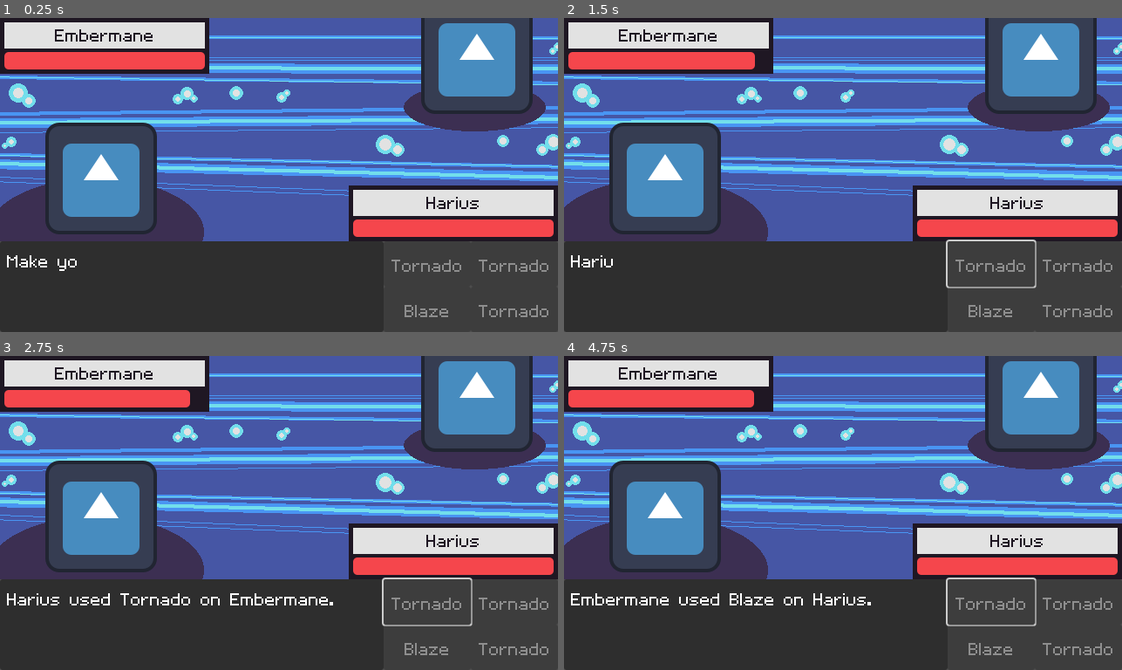
Above: before the commit, frames 1-4 (two rows, left to right).
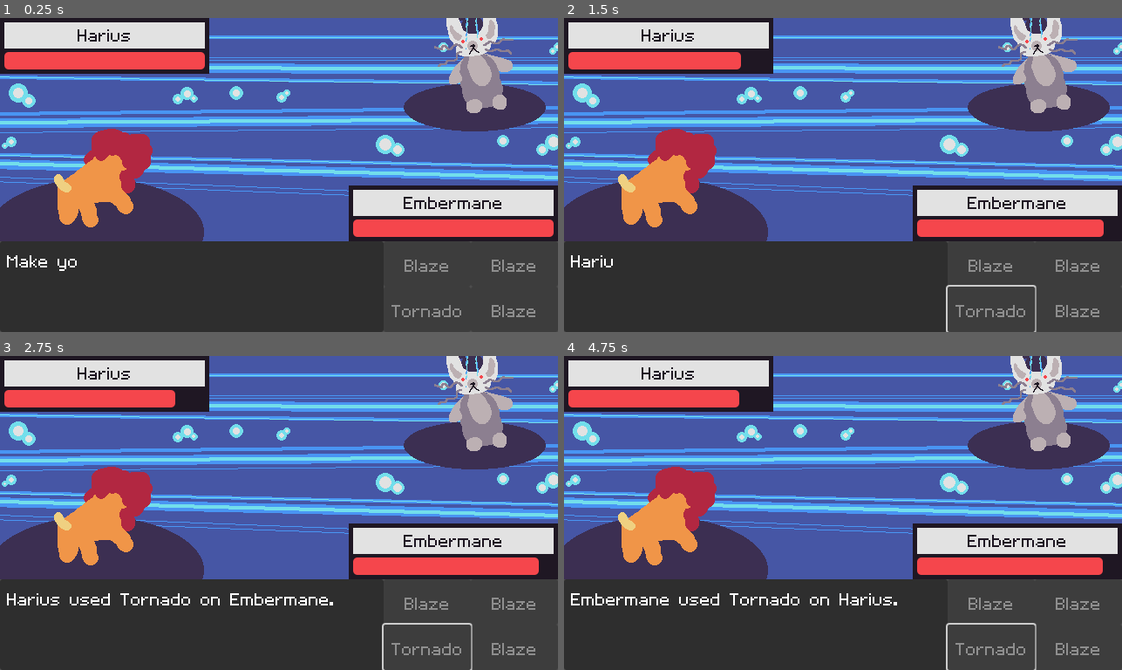
Above: after the commit, the same moments.

Repository: jadicodes/zodiac-battler
Game: Godot game, scene res://battle_arena/battle_arena.tscn
Same seed, same stepped clock (60 frames per second), same inputs: the game is played once before the commit and once after it. The engine's default icon, where the game draws it, is replaced by a stand-in: a white triangle on a blue panel in a dark square.
Inputs:
- Up to frame 1 (0.25 s): no input
- Up to frame 2 (1.5 s): tap Enter at 0.5 s; tap Space (advance_text) at 0.6 s; click "Tornado" at 1.25 s
- Up to frame 3 (2.75 s): tap Space (advance_text) at 2.1 s
- Up to frame 4 (4.75 s): tap Space (advance_text) at 2.75, 2.85, 3.6, 4.35 s

The runs differ from the first frame. In frame 1, 13% of the frame differs, in the area x 8-99%, y 0-96%; in frame 2, 13%; in frame 3, 13%; in frame 4, 14%, in the area x 8-100%, y 0-100%.

Commit message:
Add monster textures

Diff:
--- a/project/battle_arena/battle_arena.gd
+++ b/project/battle_arena/battle_arena.gd
@@ -9,6 +9,7 @@
 @onready var _move_buttons: MoveButtons = %MoveButtons
 @onready var _textbox: Textbox = %Textbox
 
+
 func _ready() -> void:
 	_monster_opponent.initialize()
 	_monster_self.initialize()
@@ -19,6 +20,10 @@
 	_monster_opponent.damage_taken.connect(_opponent_decrease_health)
 	%OpponentPlayerInfo.set_player(_monster_opponent)
 	%SelfPlayerInfo.set_player(_monster_self)
+
+	%OpponentTexture.texture = _monster_opponent.get_texture()
+	%SelfTexture.texture = _monster_self.get_texture()
+
 	_event_queue.queue_started.connect(_move_buttons.disable)
 	_event_queue.queue_depleted.connect(_move_buttons.enable)
 	_event_queue.event_started.connect(_textbox.handle_event)
--- a/project/battle_arena/battle_arena.tscn
+++ b/project/battle_arena/battle_arena.tscn
@@ -13,12 +13,12 @@
 
 [sub_resource type="Resource" id="Resource_87q6l"]
 script = ExtResource("3_rbsue")
-_breed = ExtResource("2_pqvf1")
+_breed = ExtResource("4_umwm4")
 metadata/_custom_type_script = "uid://c6p10u1cg3yux"
 
 [sub_resource type="Resource" id="Resource_soj77"]
 script = ExtResource("3_rbsue")
-_breed = ExtResource("4_umwm4")
+_breed = ExtResource("2_pqvf1")
 metadata/_custom_type_script = "uid://c6p10u1cg3yux"
 
 [node name="BattleArena" type="Control"]
@@ -68,7 +68,8 @@
 grow_vertical = 0
 size_flags_horizontal = 0
 
-[node name="TextureRect" type="TextureRect" parent="VBoxContainer/Control"]
+[node name="OpponentTexture" type="TextureRect" parent="VBoxContainer/Control"]
+unique_name_in_owner = true
 layout_mode = 0
 offset_left = 483.0
 offset_top = -18.0
@@ -76,7 +77,8 @@
 offset_bottom = 110.0
 texture = ExtResource("5_etk7j")
 
-[node name="TextureRect2" type="TextureRect" parent="VBoxContainer/Control"]
+[node name="SelfTexture" type="TextureRect" parent="VBoxContainer/Control"]
+unique_name_in_owner = true
 layout_mode = 0
 offset_left = 52.0
 offset_top = 120.0
--- a/project/monsters/breed/breed.gd
+++ b/project/monsters/breed/breed.gd
@@ -7,18 +7,43 @@
 @export var _health_points: int
 @export var _speed: int
 
+@export var _normal_texture_front: Texture2D
+@export var _normal_texture_back: Texture2D
+@export var _attack_texture_front: Texture2D
+@export var _attack_texture_back: Texture2D
+
 
 func get_monster_name() -> String:
 	return _monster_name
 
+
 func get_type() -> Types.Type:
 	return _type
+
 
 func get_moves() -> Array[Move]:
 	return _moves
 
+
 func get_health_points() -> int:
 	return _health_points
 
+
 func get_speed() -> int:
 	return _speed
+
+
+func get_normal_texture_front() -> Texture2D:
+	return _normal_texture_front
+
+
+func get_normal_texture_back() -> Texture2D:
+	return _normal_texture_back
+
+
+func get_attack_texture_front() -> Texture2D:
+	return _attack_texture_front
+
+
+func get_attack_texture_back() -> Texture2D:
+	return _attack_texture_back
--- a/project/monsters/breed/embermane.tres
+++ b/project/monsters/breed/embermane.tres
@@ -1,9 +1,11 @@
-[gd_resource type="Resource" script_class="Breed" load_steps=5 format=3 uid="uid://c8u3hw5eqn458"]
+[gd_resource type="Resource" script_class="Breed" load_steps=7 format=3 uid="uid://c8u3hw5eqn458"]
 
 [ext_resource type="Script" uid="uid://d2wg76v3vg2yt" path="res://moves/move.gd" id="1_x2p3v"]
 [ext_resource type="Resource" uid="uid://cgmxq7kmfgntw" path="res://moves/blaze.tres" id="2_3rkmc"]
 [ext_resource type="Script" uid="uid://demay78bjjpnr" path="res://monsters/breed/breed.gd" id="2_g0mny"]
 [ext_resource type="Resource" uid="uid://dmawuoyv4y71l" path="res://moves/tornado.tres" id="3_3rkmc"]
+[ext_resource type="Texture2D" uid="uid://tlvb0q0k32vt" path="res://monsters/breed/embermane_normal_back.png" id="4_5bxvs"]
+[ext_resource type="Texture2D" uid="uid://dqf37un58fnh7" path="res://monsters/breed/embermane_normal_front.png" id="5_qfrlm"]
 
 [resource]
 script = ExtResource("2_g0mny")
@@ -12,4 +14,6 @@
 _moves = Array[ExtResource("1_x2p3v")]([ExtResource("2_3rkmc"), ExtResource("2_3rkmc"), ExtResource("3_3rkmc"), ExtResource("2_3rkmc")])
 _health_points = 80
 _speed = 40
+_normal_texture_front = ExtResource("5_qfrlm")
+_normal_texture_back = ExtResource("4_5bxvs")
 metadata/_custom_type_script = "uid://demay78bjjpnr"
--- a/project/monsters/breed/harius.tres
+++ b/project/monsters/breed/harius.tres
@@ -1,9 +1,11 @@
-[gd_resource type="Resource" script_class="Breed" load_steps=5 format=3 uid="uid://bmt1iiqphqefe"]
+[gd_resource type="Resource" script_class="Breed" load_steps=7 format=3 uid="uid://bmt1iiqphqefe"]
 
 [ext_resource type="Script" uid="uid://d2wg76v3vg2yt" path="res://moves/move.gd" id="1_38s86"]
 [ext_resource type="Script" uid="uid://demay78bjjpnr" path="res://monsters/breed/breed.gd" id="1_leps3"]
 [ext_resource type="Resource" uid="uid://dmawuoyv4y71l" path="res://moves/tornado.tres" id="2_hxqb6"]
 [ext_resource type="Resource" uid="uid://cgmxq7kmfgntw" path="res://moves/blaze.tres" id="3_e50ej"]
+[ext_resource type="Texture2D" uid="uid://u0c35urvspaw" path="res://monsters/breed/harius_normal_back.png" id="4_poymp"]
+[ext_resource type="Texture2D" uid="uid://buekm34pnlo1k" path="res://monsters/breed/harius_normal_front.png" id="5_xi630"]
 
 [resource]
 script = ExtResource("1_leps3")
@@ -12,4 +14,6 @@
 _moves = Array[ExtResource("1_38s86")]([ExtResource("2_hxqb6"), ExtResource("2_hxqb6"), ExtResource("3_e50ej"), ExtResource("2_hxqb6")])
 _health_points = 40
 _speed = 80
+_normal_texture_front = ExtResource("5_xi630")
+_normal_texture_back = ExtResource("4_poymp")
 metadata/_custom_type_script = "uid://demay78bjjpnr"
--- a/project/monsters/monster.gd
+++ b/project/monsters/monster.gd
@@ -42,6 +42,13 @@
 		fainted.emit()
 
 
+func get_texture() -> Texture2D:
+	if _belongs_to_player:
+		return _breed.get_normal_texture_back()
+	else:
+		return _breed.get_normal_texture_front()
+
+
 func get_monster_name() -> String:
 	return _breed.get_monster_name()
 
Binary file added: project/monsters/breed/embermane_normal_back.png
Not shown, added: project/monsters/breed/embermane_normal_back.png.import
Binary file added: project/monsters/breed/embermane_normal_front.png
Not shown, added: project/monsters/breed/embermane_normal_front.png.import
Binary file added: project/monsters/breed/harius_normal_back.png
Not shown, added: project/monsters/breed/harius_normal_back.png.import
Binary file added: project/monsters/breed/harius_normal_front.png
Not shown, added: project/monsters/breed/harius_normal_front.png.import
